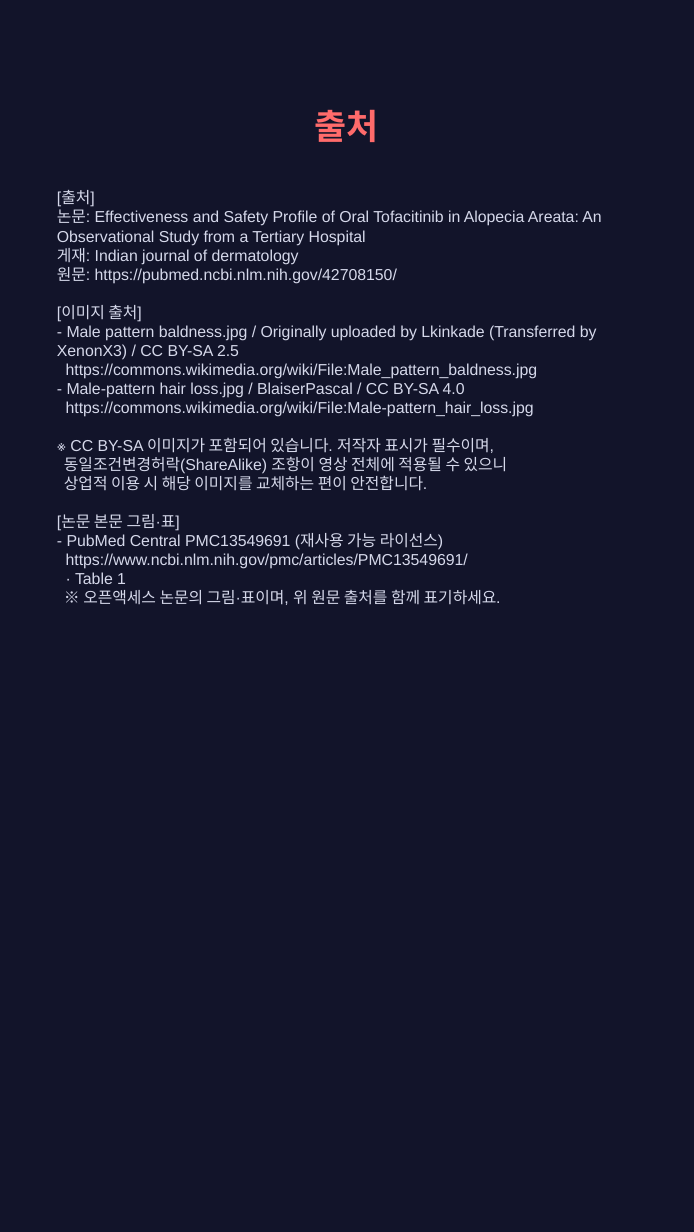
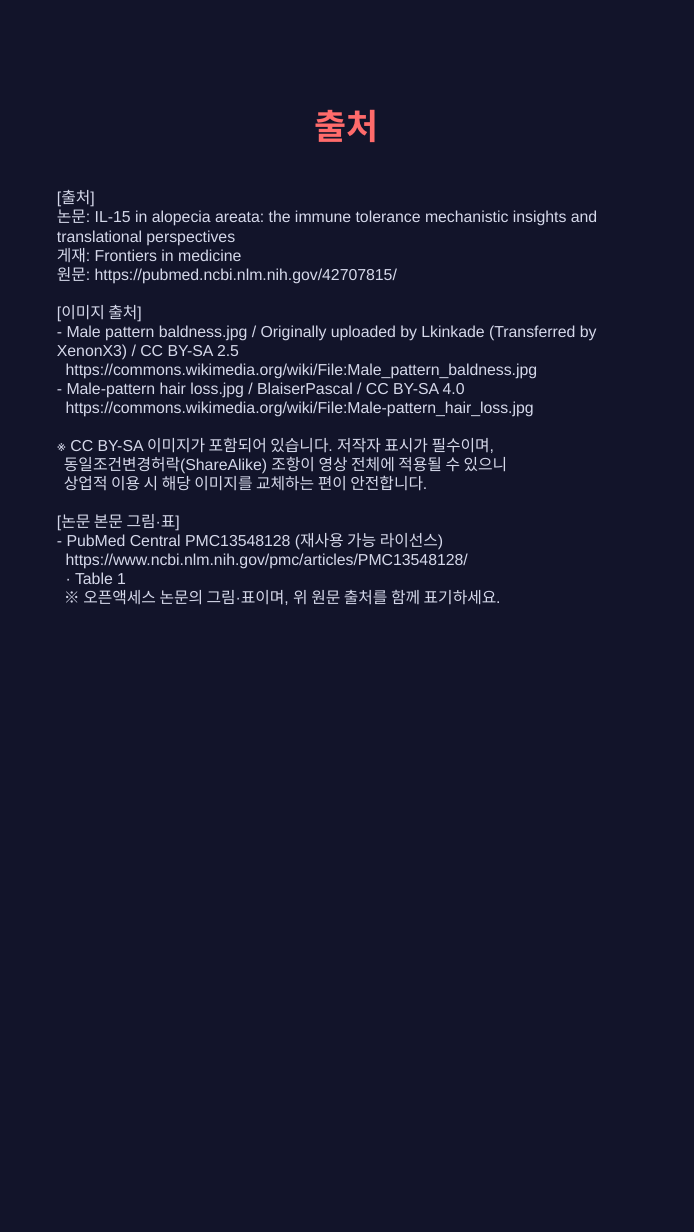
Before and after one commit to hyokang2010-BJ-ANTH/product-builder-test, a slide deck: slide 8 of data/2026-09-11/slides.pptx. Drawn at 694x1232 pixels with LibreOffice and Linux fonts; fonts in the diff are those of the drawing. Boxes give left, top, right and bottom in pixels: in the first picture for what was removed or moved away, otherwise in the second. Text is boxed around its words. In the diff, an @@ line names an element or a change of style, - is before the commit and + after.

```diff
--- a/data/2026-09-11/slides.pptx
+++ b/data/2026-09-11/slides.pptx
@@ text at box(57, 191, 597, 605): text changed @@
-[출처]
-논문: Effectiveness and Safety Profile of Oral Tofacitinib in Alopecia Areata: An Observational Study from a Tertiary Hospital
-게재: Indian journal of dermatology
-원문: https://pubmed.ncbi.nlm.nih.gov/42708150/
-[이미지 출처]
-- Male pattern baldness.jpg / Originally uploaded by Lkinkade (Transferred by XenonX3) / CC BY-SA 2.5
-https://commons.wikimedia.org/wiki/File:Male_pattern_baldness.jpg
-- Male-pattern hair loss.jpg / BlaiserPascal / CC BY-SA 4.0
-https://commons.wikimedia.org/wiki/File:Male-pattern_hair_loss.jpg
-※ CC BY-SA 이미지가 포함되어 있습니다. 저작자 표시가 필수이며,
-동일조건변경허락(ShareAlike) 조항이 영상 전체에 적용될 수 있으니
-상업적 이용 시 해당 이미지를 교체하는 편이 안전합니다.
-[논문 본문 그림·표]
-- PubMed Central PMC13549691 (재사용 가능 라이선스)
-https://www.ncbi.nlm.nih.gov/pmc/articles/PMC13549691/
-· Table 1
-※ 오픈액세스 논문의 그림·표이며, 위 원문 출처를 함께 표기하세요.
+[출처]
+논문: IL-15 in alopecia areata: the immune tolerance mechanistic insights and translational perspectives
+게재: Frontiers in medicine
+원문: https://pubmed.ncbi.nlm.nih.gov/42707815/
+[이미지 출처]
+- Male pattern baldness.jpg / Originally uploaded by Lkinkade (Transferred by XenonX3) / CC BY-SA 2.5
+https://commons.wikimedia.org/wiki/File:Male_pattern_baldness.jpg
+- Male-pattern hair loss.jpg / BlaiserPascal / CC BY-SA 4.0
+https://commons.wikimedia.org/wiki/File:Male-pattern_hair_loss.jpg
+※ CC BY-SA 이미지가 포함되어 있습니다. 저작자 표시가 필수이며,
+동일조건변경허락(ShareAlike) 조항이 영상 전체에 적용될 수 있으니
+상업적 이용 시 해당 이미지를 교체하는 편이 안전합니다.
+[논문 본문 그림·표]
+- PubMed Central PMC13548128 (재사용 가능 라이선스)
+https://www.ncbi.nlm.nih.gov/pmc/articles/PMC13548128/
+· Table 1
+※ 오픈액세스 논문의 그림·표이며, 위 원문 출처를 함께 표기하세요.
```
Also in this commit, not shown: 2 other slides changed, 3 slides added, 3 slides removed, 23 other files.
